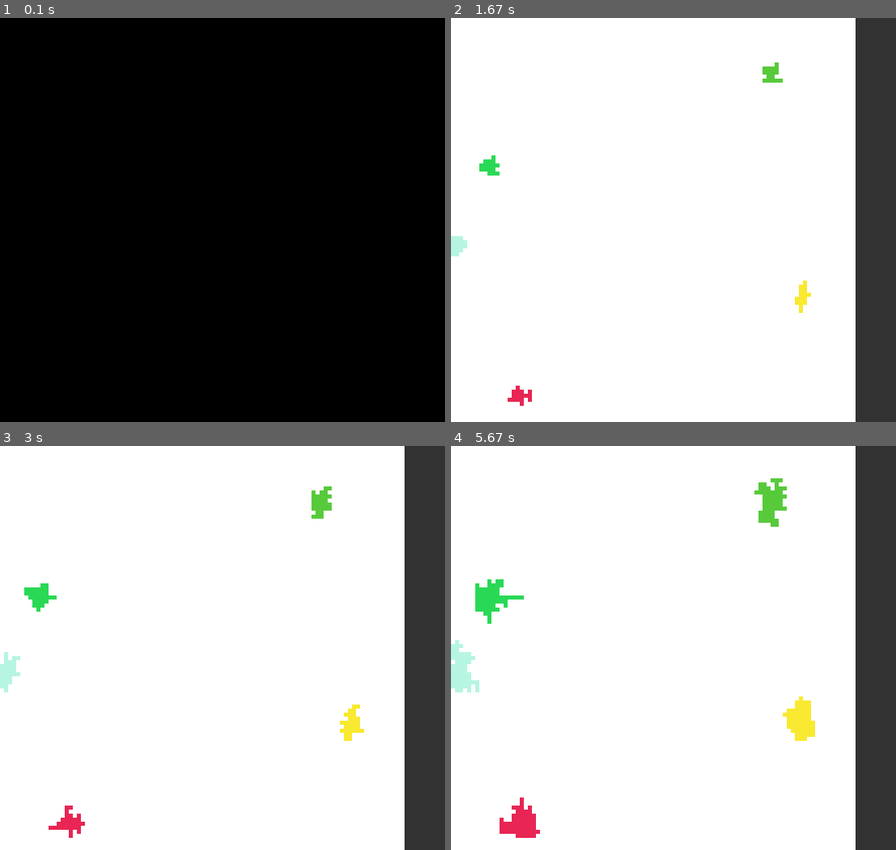
Above: before the commit, frames 1-4 (two rows, left to right).
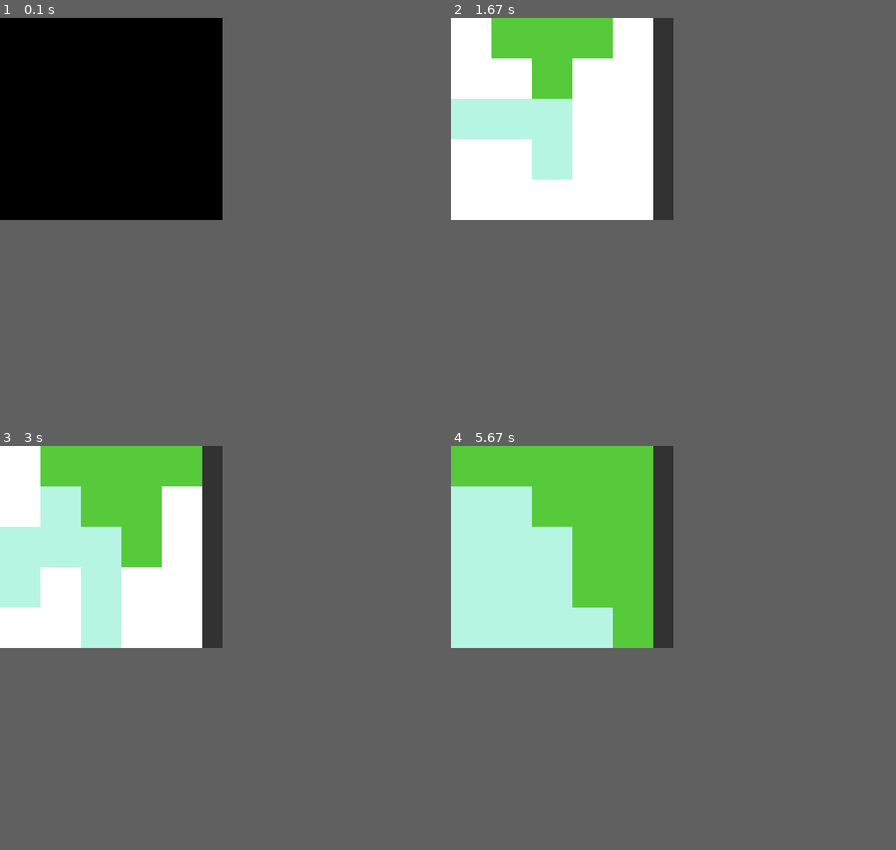
Above: after the commit, the same moments.

Repository: Daniel908009/Pixel-Strategy-Pygame
Game: pygame game, started from main.py
The game is run twice, just before and just after one commit, with the same random seed, the same clock (stepped at 60 frames per second) and the same inputs.
Inputs:
- Up to frame 1 (0.1 s): no input
- Up to frame 2 (1.67 s): no input
- Up to frame 3 (3 s): no input
- Up to frame 4 (5.67 s): no input
In our replay, the window is 550x500 before the commit and 275x250 after it. These sizes can differ from the game's own. Grey fills any space a smaller window leaves; there, only what the larger window draws over its background counts as a difference.

The runs differ from the first frame. In frame 1, only the window size differs. In frame 2, 19% of the frame differs, in the area x 0-100%, y 0-100%; in frame 3, 25%; in frame 4, 36%.

Commit message:
Creating a function to determine how the battles will work, still just an idea though...

Diff:
--- a/main.py
+++ b/main.py
@@ -1,4 +1,4 @@
-# futere updates will adress the sometimes present error and will potentialy include multicoring as current one thread is starting to be not enough
+# futere updates will adress and will potentialy include multicoring as current one thread is starting to be not enough
 # Also peace function will have to be advanced, currently its only temporary solution
 # Final core function will be added and thats the battle function, it will use chances to determine who would win
 
@@ -12,8 +12,8 @@
 pygame.init()
 
 # map logic and free tiles logic
-map_size = 100
-pixel_size = 5
+map_size = 5
+pixel_size = 50
 map = []
 map_free_tiles = map_size*map_size
 map_occupied_tiles = []
@@ -36,7 +36,7 @@
 
 # creating players and setting their initial position
 players = []
-num_players = 5
+num_players = 2
 for i in range(num_players):
     playercoords1 = (random.randint(0, map_size-1), random.randint(0, map_size-1))
     map_occupied_tiles.append((playercoords1 ))
@@ -53,7 +53,7 @@
     pass
 
 
-# expansion logic function, finds free tiles around all the player controled ones
+# expansion logic function, finds free tiles around all the player controled ones, currently only in 4 directions, will be expanded to 8 once the game is more advanced
 def expandsion_initial():
     global map_free_tiles, map_occupied_tiles, index_version_of_free_tiles
     potential_tiles = []
@@ -86,39 +86,70 @@
     map_free_tiles -= num_players
     for i in range(num_players):
         map_occupied_tiles.append(players[i]["coordinates"][0])
-        #possible errors may be happening here, working on it
         try:
             index_version_of_free_tiles.remove(players[i]["coordinates"][0])
         except ValueError:
             pass
-# battle logic function, decides how the war will go
+
+# battle logic function, decides how the war will go, it uses the power of players to determine the chances of wining in each battle for each tile
 def battle_logic():
-    pass
+    if len(wars) == 0:
+        pass
+    else:
+        for i in range(len(wars)):
+            player1 = wars[i][0]
+            player2 = wars[i][1]
+            players_in_war = []
+            players_in_war.append(player1)
+            players_in_war.append(player2)
+            power1 = players[player1]["num_of_tiles"]
+            power2 = players[player2]["num_of_tiles"]
+            border_tiles = []
+            potential_tiles1 = []
+            potential_tiles2 = []
+
+            # Needs to be completed, currently its only a basic idea
+            for j in range(len(players[player1]["coordinates"])):
+                potential_tiles1.append((players[player1]["coordinates"][j][0]+1, players[i]["coordinates"][j][1]))
+                potential_tiles1.append((players[player1]["coordinates"][j][0]-1, players[i]["coordinates"][j][1]))
+                potential_tiles1.append((players[player1]["coordinates"][j][0], players[i]["coordinates"][j][1]+1))
+                potential_tiles1.append((players[player1]["coordinates"][j][0], players[i]["coordinates"][j][1]-1))
+            for k in range(len(players[player2]["coordinates"])):
+                potential_tiles2.append((players[player2]["coordinates"][k][0]+1, players[i]["coordinates"][k][1]))
+                potential_tiles2.append((players[i]["coordinates"][k][0]-1, players[i]["coordinates"][k][1]))
+                potential_tiles2.append((players[i]["coordinates"][k][0], players[i]["coordinates"][k][1]+1))
+                potential_tiles2.append((players[i]["coordinates"][k][0], players[i]["coordinates"][k][1]-1))
+            #for i in potential_tiles1:
+                #if i in player2["coordinates"]:
+                    #border_tiles.append(i)
+            print(potential_tiles1)
+            #for j in potential_tiles2:
+                #if j in player1["coordinates"]:
+                    #border_tiles.append(j)
+            print(potential_tiles2)
+            print(border_tiles)
+
 
 # peace logic function, removes players from wars list, currently peaces out with all other players
 # eventualy only one war will be peaced out, working on it
-
 def peace_logic(player):
-    print(player)
     possible_peace = []
     for i in range(len(wars)):
         if wars[i][0] == player or wars[i][1] == player:
             possible_peace.append(i)
-    print(possible_peace)
     m = 0
     for i in possible_peace:
         wars.pop(i-m)
         m += 1
-    print(wars)
+
 
 # war logic function, decides how will war be implemented between 2 players
 def war_logic(player):
     enemy = random.randint(0, num_players-1)
     if enemy == player or (player, enemy) in wars or (enemy, player) in wars:
-        print("war not declared, invalid enemy or war already declared")
+        pass
     else:
         wars.append((player, enemy))
-    print(wars)
 
 # diplomacy logic function, decides what will happen between players
 def diplomacy_logic():
@@ -138,22 +169,11 @@
     for i in range(num_players):
         choice = random.choice(diplomacy_options)
         if choice == "peace":
-            print("peace declared")
             peace_logic(i)
         elif choice == "war":
-            print("war declared")
             war_logic(i)
         else:
             pass
-
-# war rearenge function, rearenges the indexes of the wars list, so that the first index is always larger than the second
-def wars_rearenge():
-    for i in range(len(wars)):
-        if wars[i][0] < wars[i][1]:
-            pass
-        else:
-            wars[i] = (wars[i][1], wars[i][0])
-
 
 
 running = True
@@ -180,17 +200,18 @@
 
     # checking if players are not on top of each other
     while initial_check:
+        needs_recheck = False
         for i in range(num_players):
             for j in range(num_players):
                 if i == j:
                     pass
-                elif players[i]["coordinates"] == players[j]["coordinates"]:
+                elif players[i]["coordinates"][0] == players[j]["coordinates"][0]:
                     list_of_similar = []
                     list_of_similar.append(i)
                     list_of_similar.append(j)
-                    players[random.choice(list_of_similar)]["coordinates"] = (random.randint(0, map_size-1), random.randint(0, map_size-1))
-
+                    players[random.choice(list_of_similar)]["coordinates"][0] = (random.randint(0, map_size-1), random.randint(0, map_size-1))
                     list_of_similar.clear()
+                    needs_recheck = True
                 elif players[i]["color"] == players[j]["color"]:
                     list_of_similar.append(i)
                     list_of_similar.append(j)
@@ -201,10 +222,12 @@
         remove_occupied_tiles()
 
     #check is done
-        initial_check = False
-
-    # Drawing players and player controlled tiles, can somehow generate errors, not sure why, posibly when they have some kind of wrong coordinates?
-    # working on it
+        if needs_recheck:
+            initial_check = True
+        else:
+            initial_check = False
+
+    # Drawing players and player controlled tiles, now fully working!!!
     for i in range(num_players):
         for j in range(len(players[i]["coordinates"])):
             pygame.draw.rect(screen, players[i]["color"], (players[i]["coordinates"][j][0]*pixel_size, players[i]["coordinates"][j][1]*pixel_size, pixel_size, pixel_size))
@@ -214,11 +237,10 @@
     if map_free_tiles > 0:
         expandsion_initial()
     else:
-        wars_rearenge()
         diplomacy_logic()
         battle_logic()
 
-    time.sleep(0.1)
+    time.sleep(0.4)
 
     pygame.display.update()
 
